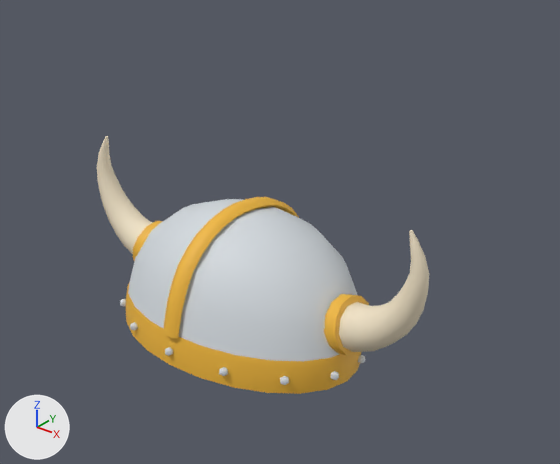
One commit to the FBX model Overbooked/arte/accesorios/CascoVikingo.fbx: the scene before it, then after it.
Camera for both pictures: a camera (50 mm lens) standing at (2.03, -2.26, 2.04) and looking at (0.16, 0.08, 0.59). Lighting does not change. The marker at lower left points along +X, +Y and +Z. The picture after the commit comes second.

Names of what the first picture shows: 'CascoVikingo'.
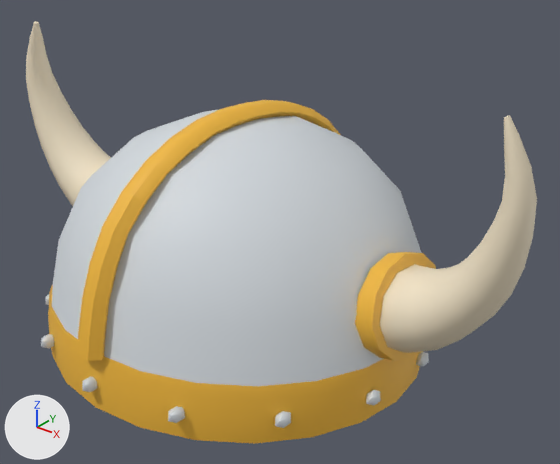
Location of each change, (x1, y1, x2, y2) in pixels of the pictures (560 x 464 px; the box of a moved part takes in the faces that stretch with it):
'CascoVikingo', reshaped (54% wider, 64% taller)
    before: (97, 136, 429, 394)
    after: (26, 21, 537, 444)
part 1 of me_cascovikingo, moved or reshaped
    before: (165, 347, 173, 356)
    after: (82, 376, 98, 392)
part 2 of me_cascovikingo, moved or reshaped
    before: (219, 367, 228, 376)
    after: (168, 406, 185, 423)
part 3 of me_cascovikingo, moved or reshaped
    before: (280, 376, 289, 385)
    after: (275, 411, 291, 428)
part 4 of me_cascovikingo, moved or reshaped
    before: (330, 371, 339, 380)
    after: (366, 390, 381, 405)
part 5 of me_cascovikingo, moved or reshaped
    before: (358, 355, 365, 363)
    after: (416, 352, 429, 366)
part 6 of me_cascovikingo, moved or reshaped
    before: (120, 299, 126, 307)
    after: (46, 295, 49, 305)
part 7 of me_cascovikingo, moved or reshaped
    before: (130, 322, 138, 331)
    after: (41, 334, 54, 349)
part 8 of me_cascovikingo, added
    after: (48, 110, 423, 444)
part 9 of me_cascovikingo, added
    after: (77, 100, 340, 361)
part 10 of me_cascovikingo, added (orange)
    after: (355, 252, 436, 360)
part 11 of me_cascovikingo, deleted
    before: (126, 199, 361, 394)
part 12 of me_cascovikingo, deleted (orange)
    before: (163, 197, 299, 338)
part 13 of me_cascovikingo, deleted (orange)
    before: (324, 294, 369, 355)
part 14 of me_cascovikingo, deleted
    before: (133, 221, 163, 261)
part 15 of me_cascovikingo, moved or reshaped
    before: (97, 136, 153, 254)
    after: (26, 21, 111, 206)
part 16 of me_cascovikingo, moved or reshaped
    before: (339, 230, 429, 352)
    after: (380, 115, 537, 353)

The change, as a list of edits to the scene's bpy script:
```text
Change me_cascovikingo:
    used by ob_cascovikingo; location = (0.0, 0.0, 0.0)
    remove me_cascovikingo.from_pydata(...)  # 795 vertices, 958 faces; spans x -0.92..0.92, y -0.47..0.47, z 0.0..0.83
    add me_cascovikingo.from_pydata(...)  # 795 vertices, 958 faces; spans x -1.28..1.28, y -0.89..0.88, z 0.0..1.34
    me_cascovikingo part 1: the loose piece of 12 vertices spanning x -0.02..0.02, y -0.47..-0.43, z 0.17..0.21 is scaled about its middle by (1.4, 1.88, 1.65), then moved by (0.0, -0.4, 0.07)
    me_cascovikingo part 2: the loose piece of 12 vertices spanning x 0.25..0.28, y -0.43..-0.39, z 0.16..0.21 is scaled about its middle by (1.4, 1.88, 1.65), then moved by (0.11, -0.36, 0.07)
    me_cascovikingo part 3: the loose piece of 12 vertices spanning x 0.46..0.49, y -0.3..-0.26, z 0.15..0.19 is scaled about its middle by (1.4, 1.88, 1.65), then moved by (0.19, -0.25, 0.06)
    me_cascovikingo part 4: the loose piece of 12 vertices spanning x 0.57..0.61, y -0.12..-0.09, z 0.12..0.16 is scaled about its middle by (1.4, 1.88, 1.65), then moved by (0.24, -0.09, 0.06)
    me_cascovikingo part 5: the loose piece of 12 vertices spanning x 0.57..0.61, y 0.08..0.11, z 0.09..0.14 is scaled about its middle by (1.4, 1.88, 1.65), then moved by (0.24, 0.09, 0.05)
    me_cascovikingo part 6: the loose piece of 12 vertices spanning x -0.49..-0.46, y -0.3..-0.26, z 0.15..0.19 is scaled about its middle by (1.4, 1.88, 1.65), then moved by (-0.19, -0.25, 0.06)
    me_cascovikingo part 7: the loose piece of 12 vertices spanning x -0.28..-0.25, y -0.43..-0.39, z 0.16..0.21 is scaled about its middle by (1.4, 1.88, 1.65), then moved by (-0.11, -0.36, 0.07)
    me_cascovikingo part 8: a new loose piece of 193 vertices spanning x -0.84..0.84, y -0.84..0.84, z 0.0..1.07, in mat_kitextra_palette (picture img_accesorios_palette_png)
    me_cascovikingo part 9: a new loose piece of 126 vertices spanning x -0.06..0.06, y -0.87..0.88, z 0.24..1.13, in mat_kitextra_palette (picture img_accesorios_palette_png)
    me_cascovikingo part 10: a new loose piece of 24 vertices spanning x 0.72..0.88, y -0.22..0.25, z 0.29..0.71, in mat_kitextra_palette (picture img_accesorios_palette_png)
    me_cascovikingo part 11: the loose piece of 193 vertices spanning x -0.6..0.6, y -0.45..0.44, z 0.0..0.67 is deleted
    me_cascovikingo part 12: the loose piece of 126 vertices spanning x -0.04..0.04, y -0.46..0.47, z 0.14..0.7 is deleted
    me_cascovikingo part 13: the loose piece of 24 vertices spanning x 0.51..0.63, y -0.11..0.14, z 0.19..0.45 is deleted
    me_cascovikingo part 14: the loose piece of 24 vertices spanning x -0.63..-0.51, y -0.11..0.14, z 0.19..0.45 is deleted
    me_cascovikingo part 15: 1 vertex moved within x -0.72, y 0.07, z 0.29; 129 vertices removed from x -0.92..-0.47, y -0.09..0.13, z 0.19..0.83; 129 vertices added at x -1.28..-0.66, y -0.19..0.24, z 0.3..1.34
    me_cascovikingo part 16: 1 vertex moved within x 0.72, y 0.07, z 0.29; 129 vertices removed from x 0.47..0.92, y -0.09..0.13, z 0.19..0.83; 129 vertices added at x 0.66..1.28, y -0.19..0.24, z 0.3..1.34
    other edits to the shape of me_cascovikingo do not show in these pictures
```
